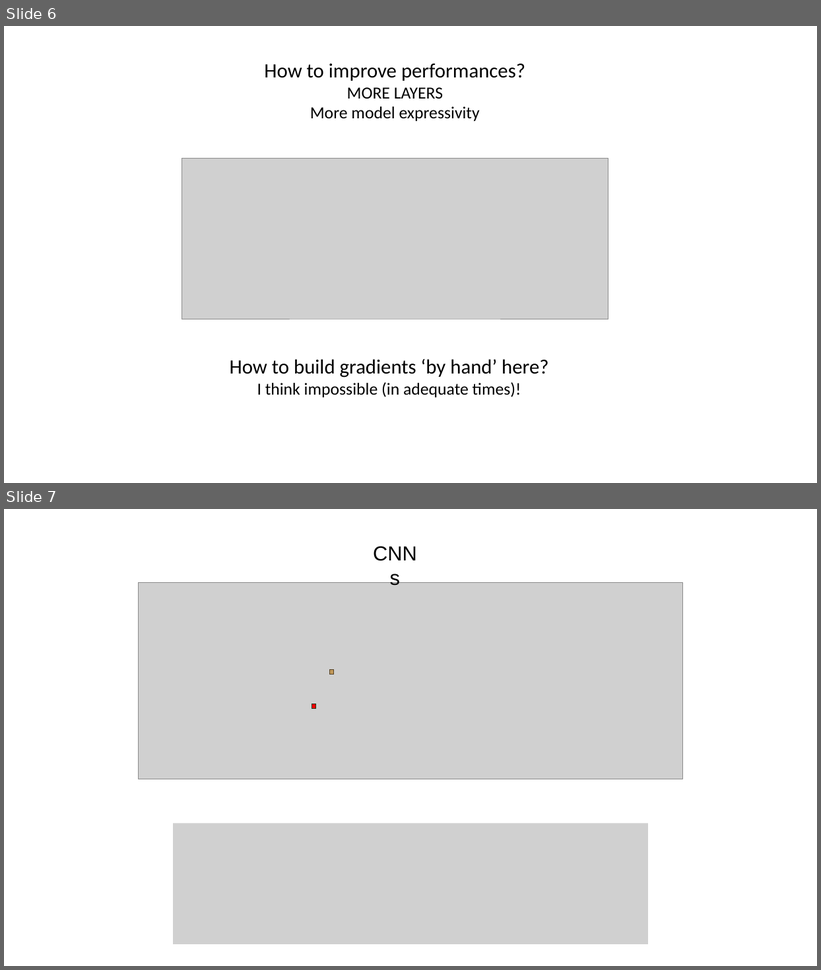
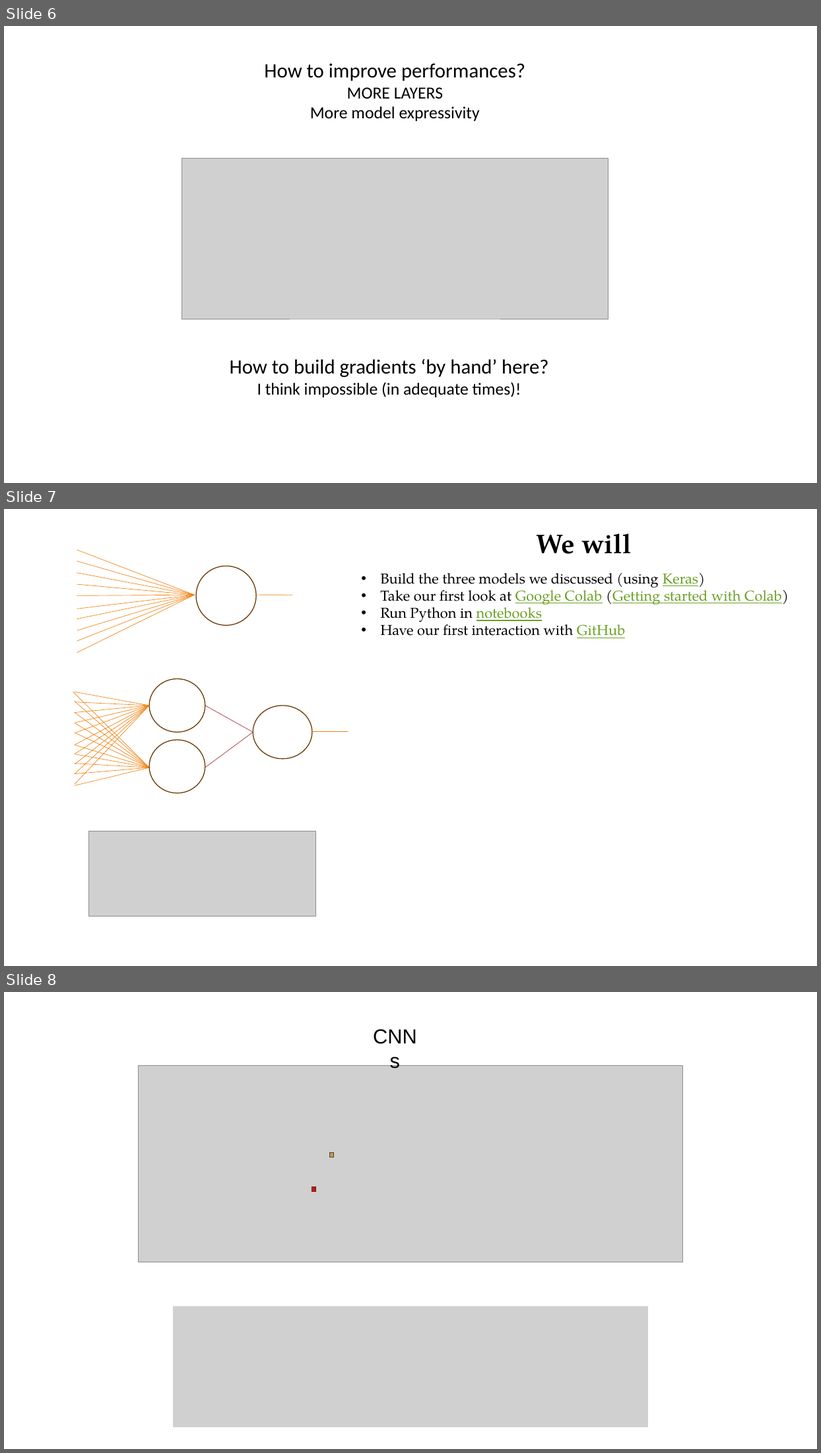
Before and after one commit to Nemenick/FCA_DeepNeuralNework-with-TensorFlow, a slide deck: __Morphing_FCA_DeepNeuralNework with TensorFlow_lezione.pptx. Shown one above the other, each under a label of ours: slides 6 and 7 before the commit, slides 6, 7 and 8 after it. The pictures are 821x970 and 821x1453 pixels, drawn with LibreOffice and Linux fonts; fonts in the diff are those of the drawing; grey boxes stand for pictures. Boxes give left, top, right and bottom in pixels: in the first picture for what was removed or moved away, otherwise in the second. Text is boxed around its words. In the diff, an @@ line names an element or a change of style, - is before the commit and + after.

```diff
--- a/__Morphing_FCA_DeepNeuralNework with TensorFlow_lezione.pptx
+++ b/__Morphing_FCA_DeepNeuralNework with TensorFlow_lezione.pptx
@@ slide 7 added at box(4, 509, 817, 966), background #FFFFFF @@
@@ text added at box(380, 533, 789, 638), 17 pt, text #000000 @@
+We will
+• Build the three models we discussed (using Keras)
+• Take our first look at Google Colab (Getting started with Colab)
+• Run Python in notebooks
+• Have our first interaction with GitHub
@@ group added at box(77, 550, 292, 653): 11 lines, 1 ellipse @@
@@ group added at box(73, 679, 348, 793): 23 lines, 3 ellipses @@
@@ picture added at box(88, 831, 316, 916) @@
@@ what was slide 7 is now slide 8 @@
```
Also in this commit, not shown: 3 slides changed.
